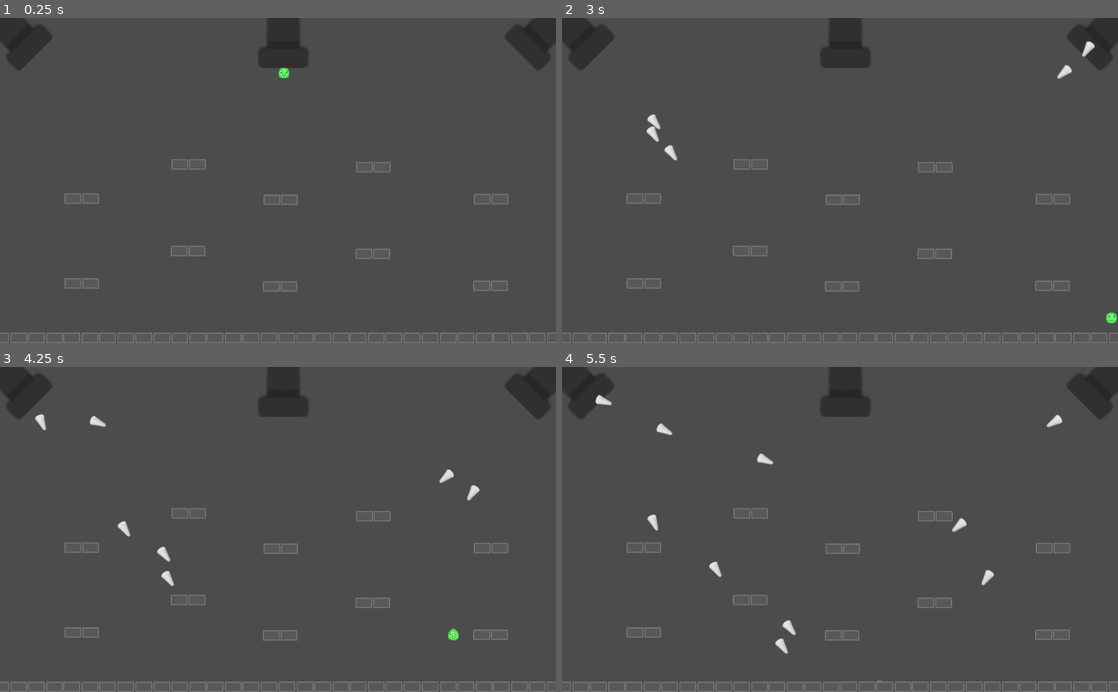
Above: before the commit, frames 1-4 (two rows, left to right).
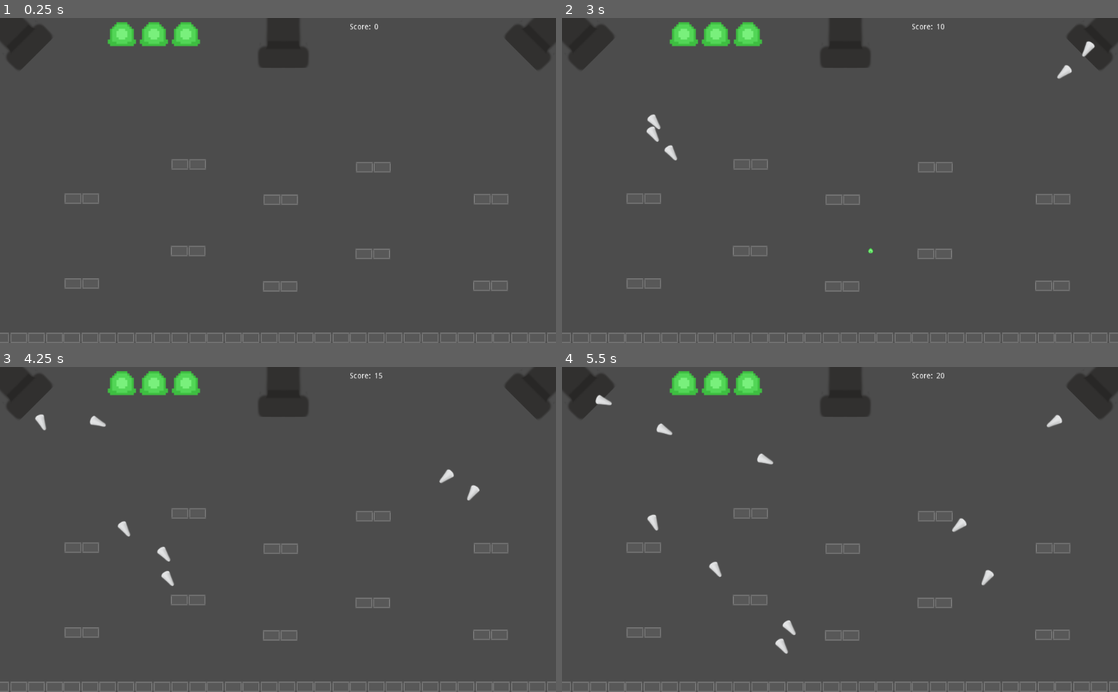
Above: after the commit, the same moments.

Repository: Aasherknight/Slimy
Game: Godot game, scene res://main.tscn
Two runs of this game, one before a commit and one after it. Both use one fixed random seed, a clock stepped at 60 frames per second and the inputs below.
Inputs:
- Up to frame 1 (0.25 s): no input
- Up to frame 2 (3 s): hold Right (ui_right) 0.53-1.28 s; hold Down (ui_down) 1.28-2.03 s; hold Right (ui_right) 2.03-2.78 s; hold Up (ui_up) from 2.78 s (still down)
- Up to frame 3 (4.25 s): release Up (ui_up) at 3.53 s; hold Left (ui_left) from 3.53 s (still down)
- Up to frame 4 (5.5 s): release Left (ui_left) at 5.03 s; hold Down (ui_down) from 5.03 s (still down)

The runs differ from the first frame. In frame 1, 1.0% of the frame differs, in the area x 19-68%, y 1-19%; in frame 2, 1.0%, in the area x 19-100%, y 1-95%; in frame 3, 1.0%; in frame 4, 1.0%.

Commit message:
dicking around with body types

Diff:
--- a/Player.gd
+++ b/Player.gd
@@ -1,4 +1,4 @@
-extends Area2D
+extends RigidBody2D
 
 export (int) var speed # how fast the player will move (pixels/sec)
 var screensize # size of the game window
@@ -16,7 +16,6 @@
 var jumpPower = 9
 var movSpeed = 1
 var maxMovSpeed = 5
-var friction = 0.5
 var grav = 0.25
 
 #Collectables
--- a/Player.tscn
+++ b/Player.tscn
@@ -4,12 +4,11 @@
 [ext_resource path="res://art/move1.png" type="Texture" id=2]
 [ext_resource path="res://art/move2.png" type="Texture" id=3]
 [ext_resource path="res://art/slimey.png" type="Texture" id=4]
-[ext_resource path="res://art/smooshedslimy.png" type="Texture" id=5]
-[ext_resource path="res://art/fall1.png" type="Texture" id=6]
-[ext_resource path="res://art/jump3.png" type="Texture" id=7]
+[ext_resource path="res://art/fall1.png" type="Texture" id=5]
+[ext_resource path="res://art/jump3.png" type="Texture" id=6]
+[ext_resource path="res://art/smooshedslimy.png" type="Texture" id=7]
 
 [sub_resource type="SpriteFrames" id=1]
-
 animations = [ {
 "frames": [ ExtResource( 2 ), ExtResource( 3 ) ],
 "loop": true,
@@ -23,63 +22,36 @@
 }, {
 "frames": [ ExtResource( 5 ) ],
 "loop": true,
-"name": "start_jump",
+"name": "falling",
 "speed": 5.0
 }, {
 "frames": [ ExtResource( 6 ) ],
 "loop": true,
-"name": "falling",
-"speed": 5.0
+"name": "jumping",
+"speed": 2.0
 }, {
 "frames": [ ExtResource( 7 ) ],
 "loop": true,
-"name": "jumping",
-"speed": 2.0
+"name": "start_jump",
+"speed": 5.0
 } ]
-_sections_unfolded = [ "Resource" ]
 
 [sub_resource type="ConvexPolygonShape2D" id=2]
+points = PoolVector2Array( 5, -2.75, 3.25, -5.5, 0, -7.5, -3.75, -5.5, -5.5, -2.75, -6.5, 3.5, -4, 5, 4, 5, 5.5, 3.5 )
 
-custom_solver_bias = 0.0
-points = PoolVector2Array( 5, -2.75, 3.25, -5.5, 0, -7.5, -3.75, -5.5, -5.5, -2.75, -6.5, 3.5, -4, 5, 4, 5, 5.5, 3.5 )
-_sections_unfolded = [ "Resource" ]
-
-[node name="Player" type="Area2D"]
-
+[node name="Player" type="RigidBody2D"]
 position = Vector2( 0, 590 )
 scale = Vector2( 2.40704, 2.40704 )
-input_pickable = true
-space_override = 3
-gravity_point = true
-gravity_vec = Vector2( 0, 640 )
-gravity = 98.002
-linear_damp = 0.1
-angular_damp = 1.0
 collision_layer = 15
-audio_bus_override = false
-audio_bus_name = "Master"
 script = ExtResource( 1 )
-_sections_unfolded = [ "Collision", "Material", "Pickable", "Transform", "Visibility", "Z Index" ]
-__meta__ = {
-"_edit_group_": true
-}
 speed = 400
 
-[node name="AnimatedSprite" type="AnimatedSprite" parent="." index="0"]
-
+[node name="AnimatedSprite" type="AnimatedSprite" parent="."]
 scale = Vector2( 0.125, 0.125 )
 frames = SubResource( 1 )
-animation = "default"
-_sections_unfolded = [ "Transform" ]
 
-[node name="CollisionShape2D" type="CollisionShape2D" parent="." index="1"]
-
+[node name="CollisionShape2D" type="CollisionShape2D" parent="."]
 visible = false
-position = Vector2( 0.0356274, 0.151819 )
+position = Vector2( 0.0356274, 0.15181 )
 scale = Vector2( 0.96292, 0.791863 )
 shape = SubResource( 2 )
-_sections_unfolded = [ "Transform", "Visibility" ]
-
-[connection signal="body_entered" from="." to="." method="_on_Player_body_entered"]
-
-[connection signal="body_exited" from="." to="." method="_on_Player_body_exited"]
--- a/main.gd
+++ b/main.gd
@@ -12,15 +12,23 @@
 	new_game()
 
 func game_over():
+	match(lives):
+		3:
+			$life3.visible = false
+		2:
+			$life2.visible = false
+		1:
+			$life1.visible = false
 	lives = lives-1
+
 	if(lives==0):
 		$scoreTimer.stop()
 		$mobTimer.stop()
 		print(score)
-		_ready()
 		for child in get_children():
 			if(child is Spike):
 				child.queue_free()
+		_ready()
 	else:
 		for child in get_children():
 			if(child is Spike):
@@ -29,7 +37,11 @@
 
 func new_game():
 	lives = 3
+	$life3.visible = true
+	$life2.visible = true
+	$life1.visible = true
 	score = 0
+	$ScoreBoard.set_text(str(score))
 	$Player.start($startPosition.position)
 	$startTimer.start()
 	$mobTimer.set_wait_time(0.5)
@@ -40,6 +52,7 @@
 
 func _on_scoreTimer_timeout():
 	score += 1
+	$ScoreBoard.set_text(str(score))
 	if(score%10==0):
 		$mobTimer.set_wait_time($mobTimer.get_wait_time()-0.05)
 
--- a/main.tscn
+++ b/main.tscn
@@ -1,11 +1,12 @@
-[gd_scene load_steps=7 format=2]
+[gd_scene load_steps=8 format=2]
 
 [ext_resource path="res://main.gd" type="Script" id=1]
 [ext_resource path="res://Spikes.tscn" type="PackedScene" id=2]
 [ext_resource path="res://Player.tscn" type="PackedScene" id=3]
 [ext_resource path="res://art/pipe.png" type="Texture" id=4]
-[ext_resource path="res://platform.tscn" type="PackedScene" id=5]
-[ext_resource path="res://platform.gd" type="Script" id=6]
+[ext_resource path="res://art/jelly.png" type="Texture" id=5]
+[ext_resource path="res://platform.tscn" type="PackedScene" id=6]
+[ext_resource path="res://platform.gd" type="Script" id=7]
 
 [node name="Node" type="Node"]
 script = ExtResource( 1 )
@@ -56,265 +57,290 @@
 scale = Vector2( 0.75, 0.75 )
 texture = ExtResource( 4 )
 
-[node name="Platform1" parent="." instance=ExtResource( 5 )]
+[node name="life1" type="Sprite" parent="."]
+position = Vector2( 226.509, 19.8391 )
+texture = ExtResource( 5 )
+
+[node name="life2" type="Sprite" parent="."]
+position = Vector2( 285.457, 19.8391 )
+texture = ExtResource( 5 )
+
+[node name="life3" type="Sprite" parent="."]
+position = Vector2( 344.404, 19.8391 )
+texture = ExtResource( 5 )
+
+[node name="Platform1" parent="." instance=ExtResource( 6 )]
 position = Vector2( 532.295, 495.531 )
 can_sleep = false
-script = ExtResource( 6 )
-
-[node name="Platform50" parent="." instance=ExtResource( 5 )]
+script = ExtResource( 7 )
+
+[node name="Platform50" parent="." instance=ExtResource( 6 )]
 position = Vector2( 919.664, 494.478 )
 can_sleep = false
-script = ExtResource( 6 )
-
-[node name="Platform40" parent="." instance=ExtResource( 5 )]
+script = ExtResource( 7 )
+
+[node name="Platform40" parent="." instance=ExtResource( 6 )]
 position = Vector2( 533.348, 335.531 )
 can_sleep = false
-script = ExtResource( 6 )
-
-[node name="Platform52" parent="." instance=ExtResource( 5 )]
+script = ExtResource( 7 )
+
+[node name="Platform52" parent="." instance=ExtResource( 6 )]
 position = Vector2( 920.716, 334.478 )
 can_sleep = false
-script = ExtResource( 6 )
-
-[node name="Platform48" parent="." instance=ExtResource( 5 )]
+script = ExtResource( 7 )
+
+[node name="Platform48" parent="." instance=ExtResource( 6 )]
 position = Vector2( 167.032, 333.426 )
 can_sleep = false
-script = ExtResource( 6 )
-
-[node name="Platform36" parent="." instance=ExtResource( 5 )]
+script = ExtResource( 7 )
+
+[node name="Platform36" parent="." instance=ExtResource( 6 )]
 position = Vector2( 702.822, 435.531 )
 can_sleep = false
-script = ExtResource( 6 )
-
-[node name="Platform44" parent="." instance=ExtResource( 5 )]
+script = ExtResource( 7 )
+
+[node name="Platform44" parent="." instance=ExtResource( 6 )]
 position = Vector2( 703.874, 275.531 )
 can_sleep = false
-script = ExtResource( 6 )
-
-[node name="Platform38" parent="." instance=ExtResource( 5 )]
+script = ExtResource( 7 )
+
+[node name="Platform38" parent="." instance=ExtResource( 6 )]
 position = Vector2( 362.822, 430.268 )
 can_sleep = false
-script = ExtResource( 6 )
-
-[node name="Platform43" parent="." instance=ExtResource( 5 )]
+script = ExtResource( 7 )
+
+[node name="Platform43" parent="." instance=ExtResource( 6 )]
 position = Vector2( 363.874, 270.268 )
 can_sleep = false
-script = ExtResource( 6 )
-
-[node name="Platform47" parent="." instance=ExtResource( 5 )]
+script = ExtResource( 7 )
+
+[node name="Platform47" parent="." instance=ExtResource( 6 )]
 position = Vector2( 167.032, 490.268 )
 can_sleep = false
-script = ExtResource( 6 )
-
-[node name="Platform4" parent="." instance=ExtResource( 5 )]
+script = ExtResource( 7 )
+
+[node name="Platform4" parent="." instance=ExtResource( 6 )]
 position = Vector2( 499.715, 495.531 )
 can_sleep = false
-script = ExtResource( 6 )
-
-[node name="Platform49" parent="." instance=ExtResource( 5 )]
+script = ExtResource( 7 )
+
+[node name="Platform49" parent="." instance=ExtResource( 6 )]
 position = Vector2( 887.083, 494.478 )
 can_sleep = false
-script = ExtResource( 6 )
-
-[node name="Platform39" parent="." instance=ExtResource( 5 )]
+script = ExtResource( 7 )
+
+[node name="Platform39" parent="." instance=ExtResource( 6 )]
 position = Vector2( 500.768, 335.531 )
 can_sleep = false
-script = ExtResource( 6 )
-
-[node name="Platform51" parent="." instance=ExtResource( 5 )]
+script = ExtResource( 7 )
+
+[node name="Platform51" parent="." instance=ExtResource( 6 )]
 position = Vector2( 888.136, 334.478 )
 can_sleep = false
-script = ExtResource( 6 )
-
-[node name="Platform45" parent="." instance=ExtResource( 5 )]
+script = ExtResource( 7 )
+
+[node name="Platform45" parent="." instance=ExtResource( 6 )]
 position = Vector2( 134.452, 333.426 )
 can_sleep = false
-script = ExtResource( 6 )
-
-[node name="Platform35" parent="." instance=ExtResource( 5 )]
+script = ExtResource( 7 )
+
+[node name="Platform35" parent="." instance=ExtResource( 6 )]
 position = Vector2( 670.241, 435.531 )
 can_sleep = false
-script = ExtResource( 6 )
-
-[node name="Platform41" parent="." instance=ExtResource( 5 )]
+script = ExtResource( 7 )
+
+[node name="Platform41" parent="." instance=ExtResource( 6 )]
 position = Vector2( 671.294, 275.531 )
 can_sleep = false
-script = ExtResource( 6 )
-
-[node name="Platform37" parent="." instance=ExtResource( 5 )]
+script = ExtResource( 7 )
+
+[node name="Platform37" parent="." instance=ExtResource( 6 )]
 position = Vector2( 330.241, 430.268 )
 can_sleep = false
-script = ExtResource( 6 )
-
-[node name="Platform42" parent="." instance=ExtResource( 5 )]
+script = ExtResource( 7 )
+
+[node name="Platform42" parent="." instance=ExtResource( 6 )]
 position = Vector2( 331.294, 270.268 )
 can_sleep = false
-script = ExtResource( 6 )
-
-[node name="Platform46" parent="." instance=ExtResource( 5 )]
+script = ExtResource( 7 )
+
+[node name="Platform46" parent="." instance=ExtResource( 6 )]
 position = Vector2( 134.452, 490.268 )
 can_sleep = false
-script = ExtResource( 6 )
-
-[node name="Platform2" parent="." instance=ExtResource( 5 )]
+script = ExtResource( 7 )
+
+[node name="Platform2" parent="." instance=ExtResource( 6 )]
 position = Vector2( 692.947, 590.393 )
 can_sleep = false
-script = ExtResource( 6 )
-
-[node name="Platform22" parent="." instance=ExtResource( 5 )]
+script = ExtResource( 7 )
+
+[node name="Platform22" parent="." instance=ExtResource( 6 )]
 position = Vector2( 165.662, 590.521 )
 can_sleep = false
-script = ExtResource( 6 )
-
-[node name="Platform11" parent="." instance=ExtResource( 5 )]
+script = ExtResource( 7 )
+
+[node name="Platform11" parent="." instance=ExtResource( 6 )]
 position = Vector2( 956.847, 590.393 )
 can_sleep = false
-script = ExtResource( 6 )
-
-[node name="Platform34" parent="." instance=ExtResource( 5 )]
+script = ExtResource( 7 )
+
+[node name="Platform34" parent="." instance=ExtResource( 6 )]
 position = Vector2( 429.562, 590.521 )
 can_sleep = false
-script = ExtResource( 6 )
-
-[node name="Platform7" parent="." instance=ExtResource( 5 )]
+script = ExtResource( 7 )
+
+[node name="Platform7" parent="." instance=ExtResource( 6 )]
 position = Vector2( 561.812, 590.393 )
 can_sleep = false
-script = ExtResource( 6 )
-
-[node name="Platform30" parent="." instance=ExtResource( 5 )]
+script = ExtResource( 7 )
+
+[node name="Platform30" parent="." instance=ExtResource( 6 )]
 position = Vector2( 34.5264, 590.521 )
 can_sleep = false
-script = ExtResource( 6 )
-
-[node name="Platform15" parent="." instance=ExtResource( 5 )]
+script = ExtResource( 7 )
+
+[node name="Platform15" parent="." instance=ExtResource( 6 )]
 position = Vector2( 825.712, 590.393 )
 can_sleep = false
-script = ExtResource( 6 )
-
-[node name="Platform28" parent="." instance=ExtResource( 5 )]
+script = ExtResource( 7 )
+
+[node name="Platform28" parent="." instance=ExtResource( 6 )]
 position = Vector2( 298.426, 590.521 )
 can_sleep = false
-script = ExtResource( 6 )
-
-[node name="Platform5" parent="." instance=ExtResource( 5 )]
+script = ExtResource( 7 )
+
+[node name="Platform5" parent="." instance=ExtResource( 6 )]
 position = Vector2( 758.922, 590.393 )
 can_sleep = false
-script = ExtResource( 6 )
-
-[node name="Platform29" parent="." instance=ExtResource( 5 )]
+script = ExtResource( 7 )
+
+[node name="Platform29" parent="." instance=ExtResource( 6 )]
 position = Vector2( 231.637, 590.521 )
 can_sleep = false
-script = ExtResource( 6 )
-
-[node name="Platform14" parent="." instance=ExtResource( 5 )]
+script = ExtResource( 7 )
+
+[node name="Platform14" parent="." instance=ExtResource( 6 )]
 position = Vector2( 1022.82, 590.393 )
 can_sleep = false
-script = ExtResource( 6 )
-
-[node name="Platform26" parent="." instance=ExtResource( 5 )]
+script = ExtResource( 7 )
+
+[node name="Platform26" parent="." instance=ExtResource( 6 )]
 position = Vector2( 495.537, 590.521 )
 can_sleep = false
-script = ExtResource( 6 )
-
-[node name="Platform9" parent="." instance=ExtResource( 5 )]
+script = ExtResource( 7 )
+
+[node name="Platform9" parent="." instance=ExtResource( 6 )]
 position = Vector2( 627.787, 590.393 )
 can_sleep = false
-script = ExtResource( 6 )
-
-[node name="Platform33" parent="." instance=ExtResource( 5 )]
+script = ExtResource( 7 )
+
+[node name="Platform33" parent="." instance=ExtResource( 6 )]
 position = Vector2( 100.501, 590.521 )
 can_sleep = false
-script = ExtResource( 6 )
-
-[node name="Platform18" parent="." instance=ExtResource( 5 )]
+script = ExtResource( 7 )
+
+[node name="Platform18" parent="." instance=ExtResource( 6 )]
 position = Vector2( 891.687, 590.393 )
 can_sleep = false
-script = ExtResource( 6 )
-
-[node name="Platform19" parent="." instance=ExtResource( 5 )]
+script = ExtResource( 7 )
+
+[node name="Platform19" parent="." instance=ExtResource( 6 )]
 position = Vector2( 364.401, 590.521 )
 can_sleep = false
-script = ExtResource( 6 )
-
-[node name="Platform3" parent="." instance=ExtResource( 5 )]
+script = ExtResource( 7 )
+
+[node name="Platform3" parent="." instance=ExtResource( 6 )]
 position = Vector2( 659.553, 590.393 )
 can_sleep = false
-script = ExtResource( 6 )
-
-[node name="Platform32" parent="." instance=ExtResource( 5 )]
+script = ExtResource( 7 )
+
+[node name="Platform32" parent="." instance=ExtResource( 6 )]
 position = Vector2( 132.267, 590.521 )
 can_sleep = false
-script = ExtResource( 6 )
-
-[node name="Platform17" parent="." instance=ExtResource( 5 )]
+script = ExtResource( 7 )
+
+[node name="Platform17" parent="." instance=ExtResource( 6 )]
 position = Vector2( 923.453, 590.393 )
 can_sleep = false
-script = ExtResource( 6 )
-
-[node name="Platform20" parent="." instance=ExtResource( 5 )]
+script = ExtResource( 7 )
+
+[node name="Platform20" parent="." instance=ExtResource( 6 )]
 position = Vector2( 396.167, 590.521 )
 can_sleep = false
-script = ExtResource( 6 )
-
-[node name="Platform10" parent="." instance=ExtResource( 5 )]
+script = ExtResource( 7 )
+
+[node name="Platform10" parent="." instance=ExtResource( 6 )]
 position = Vector2( 528.417, 590.393 )
 can_sleep = false
-script = ExtResource( 6 )
-
-[node name="Platform31" parent="." instance=ExtResource( 5 )]
+script = ExtResource( 7 )
+
+[node name="Platform31" parent="." instance=ExtResource( 6 )]
 position = Vector2( 1.13162, 590.521 )
 can_sleep = false
-script = ExtResource( 6 )
-
-[node name="Platform16" parent="." instance=ExtResource( 5 )]
+script = ExtResource( 7 )
+
+[node name="Platform16" parent="." instance=ExtResource( 6 )]
 position = Vector2( 792.317, 590.393 )
 can_sleep = false
-script = ExtResource( 6 )
-
-[node name="Platform21" parent="." instance=ExtResource( 5 )]
+script = ExtResource( 7 )
+
+[node name="Platform21" parent="." instance=ExtResource( 6 )]
 position = Vector2( 265.032, 590.521 )
 can_sleep = false
-script = ExtResource( 6 )
-
-[node name="Platform6" parent="." instance=ExtResource( 5 )]
+script = ExtResource( 7 )
+
+[node name="Platform6" parent="." instance=ExtResource( 6 )]
 position = Vector2( 725.528, 590.393 )
 can_sleep = false
-script = ExtResource( 6 )
-
-[node name="Platform25" parent="." instance=ExtResource( 5 )]
+script = ExtResource( 7 )
+
+[node name="Platform25" parent="." instance=ExtResource( 6 )]
 position = Vector2( 198.242, 590.521 )
 can_sleep = false
-script = ExtResource( 6 )
-
-[node name="Platform13" parent="." instance=ExtResource( 5 )]
+script = ExtResource( 7 )
+
+[node name="Platform13" parent="." instance=ExtResource( 6 )]
 position = Vector2( 989.427, 590.393 )
 can_sleep = false
-script = ExtResource( 6 )
-
-[node name="Platform23" parent="." instance=ExtResource( 5 )]
+script = ExtResource( 7 )
+
+[node name="Platform23" parent="." instance=ExtResource( 6 )]
 position = Vector2( 462.142, 590.521 )
 can_sleep = false
-script = ExtResource( 6 )
-
-[node name="Platform8" parent="." instance=ExtResource( 5 )]
+script = ExtResource( 7 )
+
+[node name="Platform8" parent="." instance=ExtResource( 6 )]
 position = Vector2( 594.392, 590.393 )
 can_sleep = false
-script = ExtResource( 6 )
-
-[node name="Platform24" parent="." instance=ExtResource( 5 )]
+script = ExtResource( 7 )
+
+[node name="Platform24" parent="." instance=ExtResource( 6 )]
 position = Vector2( 67.1066, 590.521 )
 can_sleep = false
-script = ExtResource( 6 )
-
-[node name="Platform12" parent="." instance=ExtResource( 5 )]
+script = ExtResource( 7 )
+
+[node name="Platform12" parent="." instance=ExtResource( 6 )]
 position = Vector2( 858.292, 590.393 )
 can_sleep = false
-script = ExtResource( 6 )
-
-[node name="Platform27" parent="." instance=ExtResource( 5 )]
+script = ExtResource( 7 )
+
+[node name="Platform27" parent="." instance=ExtResource( 6 )]
 position = Vector2( 331.006, 590.521 )
 can_sleep = false
-script = ExtResource( 6 )
+script = ExtResource( 7 )
+
+[node name="txtScore" type="RichTextLabel" parent="."]
+margin_left = 644.0
+margin_top = 10.0
+margin_right = 695.0
+margin_bottom = 64.0
+text = "Score:"
+
+[node name="ScoreBoard" type="RichTextLabel" parent="."]
+margin_left = 689.0
+margin_top = 10.0
+margin_right = 888.0
+margin_bottom = 64.0
 
 [connection signal="timeout" from="mobTimer" to="." method="_on_mobTimer_timeout"]
 [connection signal="timeout" from="startTimer" to="." method="_on_startTimer_timeout"]
--- a/platform.gd
+++ b/platform.gd
@@ -1,4 +1,4 @@
-extends RigidBody2D
+extends StaticBody2D
 
 var plat_types = ["moving", "static", "falling", "hazard"] #types that a platform can be
 
@@ -13,6 +13,7 @@
 	make_static()
 
 func make_static():
+	set_name("platform")
 	$AnimatedSprite.animation = "static"
 	$platformCollision.disabled = false
 
--- a/platform.tscn
+++ b/platform.tscn
@@ -3,62 +3,33 @@
 [ext_resource path="res://art/platform.png" type="Texture" id=1]
 
 [sub_resource type="SpriteFrames" id=1]
-
 animations = [ {
 "frames": [ ExtResource( 1 ) ],
 "loop": true,
 "name": "static",
 "speed": 5.0
 } ]
-_sections_unfolded = [ "Resource" ]
 
 [sub_resource type="RectangleShape2D" id=2]
-
-custom_solver_bias = 0.0
 extents = Vector2( 16, 16 )
 
-[node name="RigidBody2D" type="RigidBody2D"]
-
-input_pickable = false
+[node name="RigidBody2D" type="StaticBody2D"]
 collision_layer = 5
 collision_mask = 4
-mode = 0
-mass = 1.0
-friction = 1.0
-bounce = 0.0
-gravity_scale = 0.0
-custom_integrator = false
-continuous_cd = 0
-contacts_reported = 0
-contact_monitor = false
-sleeping = false
-can_sleep = true
-linear_velocity = Vector2( 0, 0 )
-linear_damp = -1.0
-angular_velocity = 0.0
-angular_damp = -1.0
-_sections_unfolded = [ "Collision", "Transform" ]
 
-[node name="AnimatedSprite" type="AnimatedSprite" parent="." index="0"]
-
+[node name="AnimatedSprite" type="AnimatedSprite" parent="."]
 frames = SubResource( 1 )
 animation = "static"
 
-[node name="VisibilityNotifier2D" type="VisibilityNotifier2D" parent="." index="1"]
-
+[node name="VisibilityNotifier2D" type="VisibilityNotifier2D" parent="."]
 position = Vector2( 0.0785308, 0 )
 scale = Vector2( 1.58713, 1 )
-rect = Rect2( -10, -10, 20, 20 )
 
-[node name="platformCollision" type="CollisionPolygon2D" parent="." index="2"]
-
-build_mode = 0
+[node name="platformCollision" type="CollisionPolygon2D" parent="."]
 polygon = PoolVector2Array( -16, -10, -16, 10, 16, 10, 16, 2.26219, 16, -10 )
 disabled = true
-_sections_unfolded = [ "Transform", "Z Index" ]
 
-[node name="hazardCollision" type="CollisionShape2D" parent="." index="3"]
-
+[node name="hazardCollision" type="CollisionShape2D" parent="."]
 visible = false
 shape = SubResource( 2 )
 disabled = true
